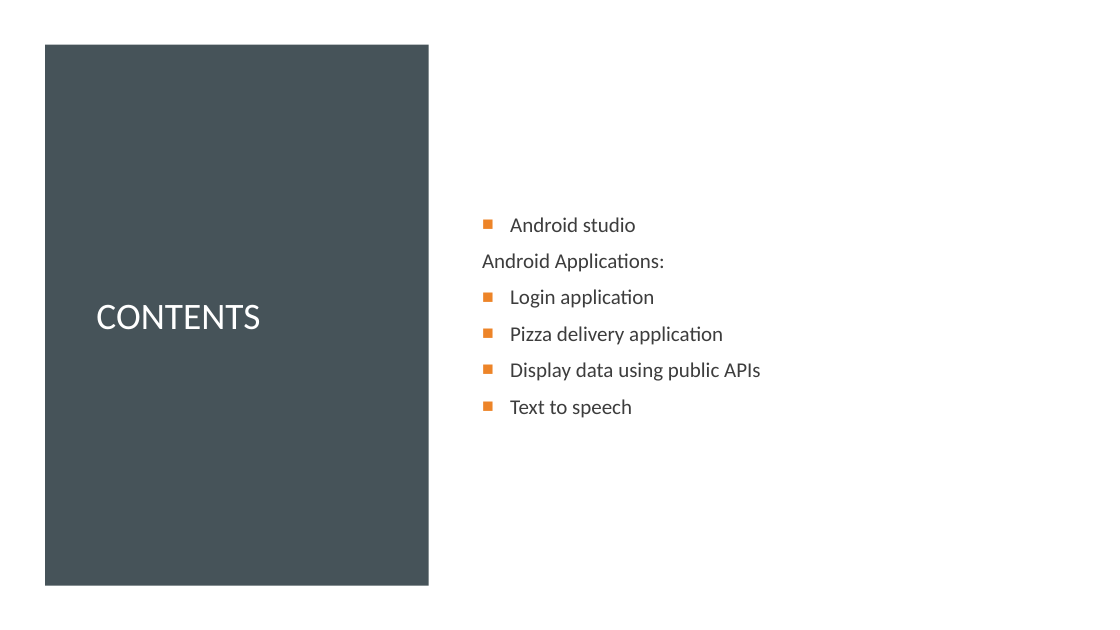
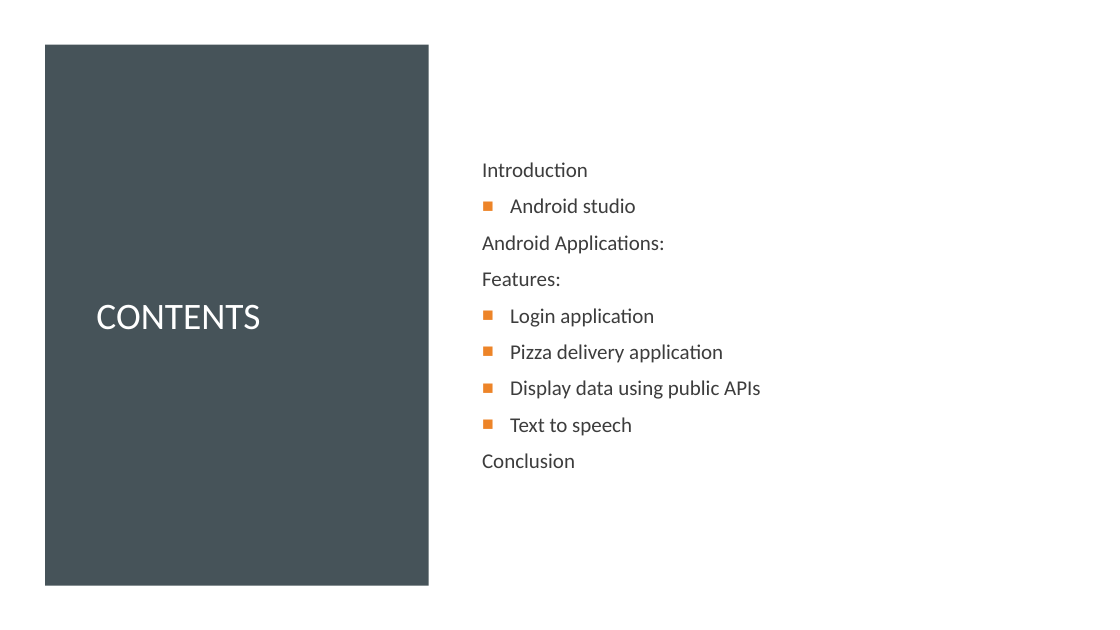
Before and after one commit to SaiKicks/WebMobile-Spring2022, a slide deck: slide 2 of mobile/ICP-presentation/ICP-Presentation-2.pptx. Drawn at 1120x630 pixels with LibreOffice and Linux fonts; fonts in the diff are those of the drawing. Boxes give left, top, right and bottom in pixels: in the first picture for what was removed or moved away, otherwise in the second. Text is boxed around its words. In the diff, an @@ line names an element or a change of style, - is before the commit and + after.

```diff
--- a/mobile/ICP-presentation/ICP-Presentation-2.pptx
+++ b/mobile/ICP-presentation/ICP-Presentation-2.pptx
@@ text at box(482, 162, 588, 177): paragraph added @@
+Introduction
@@ text at box(482, 272, 561, 286): paragraph added @@
+Features:
@@ text at box(482, 453, 575, 468): paragraph added @@
+Conclusion
```
Also in this commit, not shown: 2 slides added, 2 other files.
